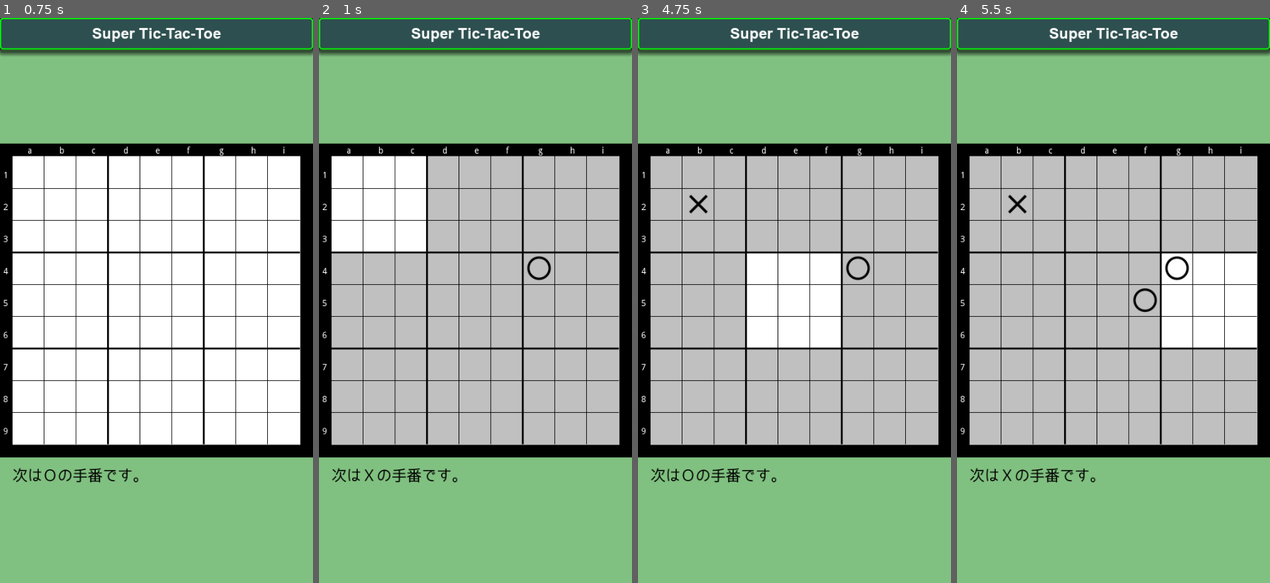
Above: before the commit, frames 1-4 (left to right).
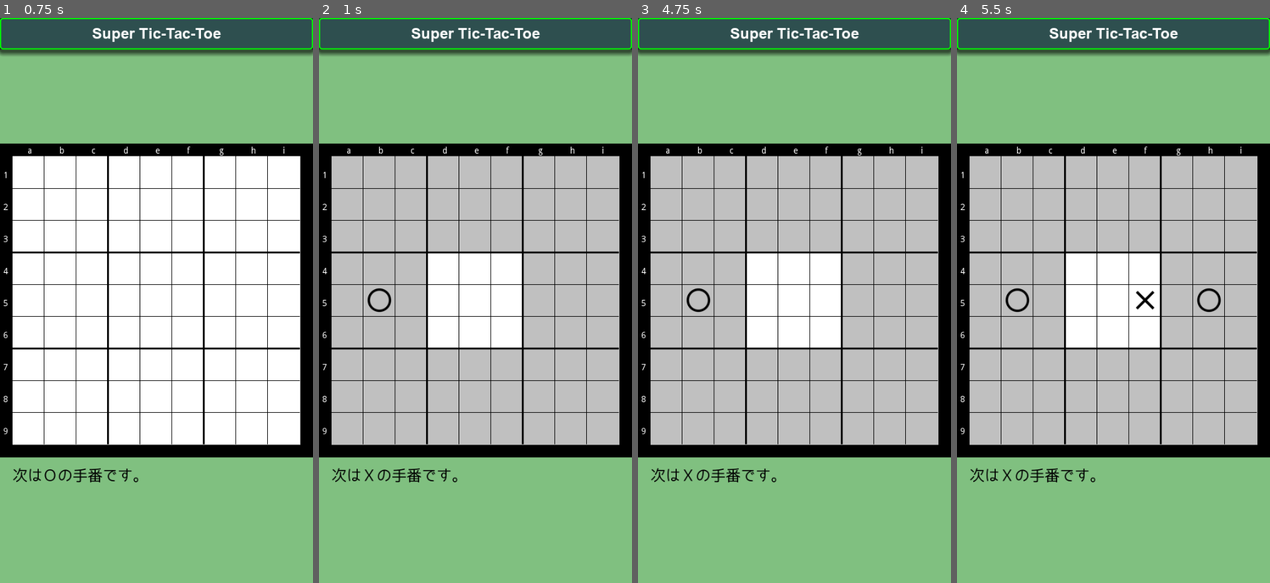
Above: after the commit, the same moments.

Repository: vivisuke/SuperTicTacToe
Game: Godot game, scene res://MainScene.tscn
Same seed, same stepped clock (60 frames per second), same inputs: the game is played once before the commit and once after it.
Inputs (mouse positions are in pixels of both pictures, inside the frame that each line leads up to):
- Up to frame 1 (0.75 s): tap Enter at 0.5 s; move the mouse to (225, 272) at 0.52 s; click (225, 272) at 0.67 s
- Up to frame 2 (1 s): no input
- Up to frame 3 (4.75 s): tap Space at 1.25, 2.75, 4.25 s; move the mouse to (731, 328) at 1.27 s; click (731, 328) at 1.42 s; tap Enter at 2, 3.5 s; move the mouse to (825, 176) at 2.02 s; click (825, 176) at 2.17 s; move the mouse to (778, 413) at 2.77 s; click (778, 413) at 2.92 s; move the mouse to (888, 385) at 3.52 s; click (888, 385) at 3.67 s; move the mouse to (700, 215) at 4.27 s; click (700, 215) at 4.42 s
- Up to frame 4 (5.5 s): move the mouse to (1129, 300) at 5.02 s; click (1129, 300) at 5.17 s

Frame 1 is identical in both runs. In frame 2, 10% of the frame differs, in the area x 4-75%, y 24-59%; in frame 3, 0.4%; in frame 4, 10%.

Commit message:
0025 ◎ C 12/29 12/29 0.001│ToDo│先手番：ランダムプレイヤーにしてみる 0026 ◎ C 12/29 12/29 0.001│問題│初手：番外をクリックするとそこに着手されてしまう

Diff:
--- a/SuperTicTacToe/scripts/MainScene.gd
+++ b/SuperTicTacToe/scripts/MainScene.gd
@@ -5,23 +5,38 @@
 const NEXT_LOCAL_BOARD = 0
 const MARU = 1
 const BATSU = 0
+const WAIT = 6
+enum {
+	HUMAN = 0, AI,
+}
 
 var BOARD_ORG_X
 var BOARD_ORG_Y
 var BOARD_ORG
+var n_put = 0					# 着手数
+var put_pos = [-1, -1]			# 直前着手位置
+var AI_thinking = false
+var waiting = 0;				# ウェイト中カウンタ
+var in_game = false				# ゲーム中
+var next_color = MARU
+var maru_player = AI
+var batsu_player = HUMAN
+var next_logical_board = [-1, -1]	# 着手可能ロジカルボード
 var pressedPos = Vector2(0, 0)
-var next_color = MARU
+var rng = RandomNumberGenerator.new()
 
 func _ready():
 	BOARD_ORG_X = $Board/TileMapLocal.global_position.x
 	BOARD_ORG_Y = $Board/TileMapLocal.global_position.y
 	BOARD_ORG = Vector2(BOARD_ORG_X, BOARD_ORG_Y)
+	rng.randomize()
 	init_board()
 	update_next_label()
 	#put(2, 2, MARU)
 	pass # Replace with function body.
 
 func init_board():
+	n_put = 0
 	next_color = MARU
 	for y in range(N_VERT):
 		for x in range(N_HORZ):
@@ -39,13 +54,19 @@
 	return $Board/TileMapLocal.get_cell(x, y) == -1
 func put(x : int, y : int, col):
 	if !is_empty(x, y): return
+	n_put += 1
+	put_pos = [x, y]
 	$Board/TileMapLocal.set_cell(x, y, col)
 	# 次着手可能ローカルボード強調
 	var x3 : int = x % 3
 	var y3 : int = y % 3
 	for gy in range(N_VERT/3):
 		for gx in range(N_HORZ/3):
-			var c = NEXT_LOCAL_BOARD if gx == x3 && gy == y3 else -1
+			#var c = NEXT_LOCAL_BOARD if gx == x3 && gy == y3 else -1
+			var c = -1
+			if gx == x3 && gy == y3:
+				c = NEXT_LOCAL_BOARD
+				next_logical_board = [gx, gy]
 			$Board/TileMapBG.set_cell(gx, gy, c)
 func get_color(x : int, y : int):
 	return $Board/TileMapLocal.get_cell(x, y)
@@ -64,7 +85,28 @@
 	if x3 == 2 - y3:		# ／斜め方向チェック
 		if get_color(x0, y0+2) == get_color(x0+1, y0+1) && get_color(x0, y0+2) == get_color(x0+2, y0):
 			return true;			# ／斜め方向に三目並んだ
-
+func AI_think_random():
+	if n_put == 0:		# 初手
+		return [rng.randi_range(0, N_HORZ-1), rng.randi_range(0, N_VERT-1)]
+	else:
+		var x0 = next_logical_board[0] * 3
+		var y0 = next_logical_board[1] * 3
+		return [x0 + rng.randi_range(0, 2), y0 + rng.randi_range(0, 2)]
+func _process(delta):
+	if waiting > 0:
+		waiting -= 1
+	elif in_game && !AI_thinking && next_color == MARU:
+		AI_thinking = true
+		put_pos = AI_think_random()
+		print("AI put ", put_pos)
+		put(put_pos[0], put_pos[1], next_color)
+		#if $Board/TileMapGlobal.get_cell(gx, gy) == -1 && is_three_stones(pos.x, pos.y):
+		#	$Board/TileMapGlobal.set_cell(gx, gy, next_color)
+		next_color = (MARU + BATSU) - next_color
+		update_next_label()
+		AI_thinking = false
+		waiting = WAIT*10
+	pass
 func _input(event):
 	if event is InputEventMouseButton:
 		#print(event.position)
@@ -76,6 +118,10 @@
 			pressedPos = pos
 		elif pos == pressedPos:
 			print("released")
+			if n_put == 0:
+				in_game = true
+				return
+			if pos.x < 0 || pos.x >= N_HORZ || pos.y < 0 || pos.y > N_VERT: return
 			if !is_empty(pos.x, pos.y): return
 			var gx = int(pos.x) / 3
 			var gy = int(pos.y) / 3
@@ -85,4 +131,5 @@
 				$Board/TileMapGlobal.set_cell(gx, gy, next_color)
 			next_color = (MARU + BATSU) - next_color
 			update_next_label()
+			waiting = WAIT
 	pass
Not shown, changed: SuperTicTacToe.spr
